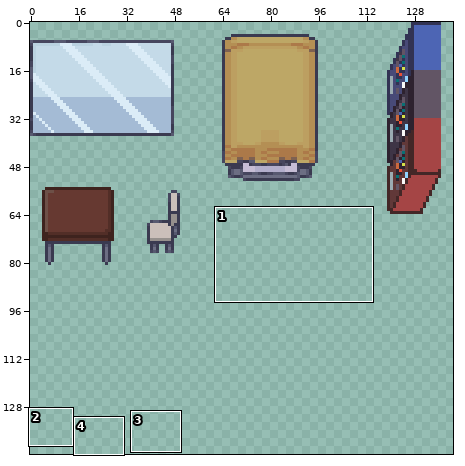
Two states of a sprite sheet, science_hell/assets/tiles/main_map_extras.png. The picture above shows the old version from afar; the outline marks the close-up.
Close-up. Old version:
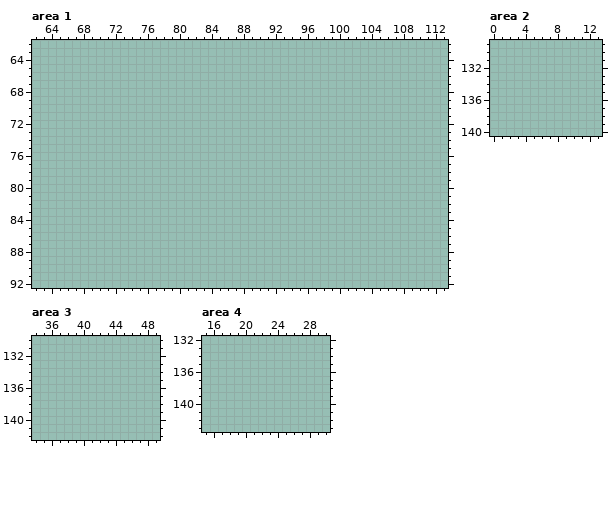
The file is 144x144 pixels. Colours within 5 levels of each other are drawn and written as one. Shown: area 1: x 62..113, y 62..92; area 2: x 0..13, y 129..140; area 3: x 34..49, y 130..142; area 4: x 15..30, y 132..143. The wide view leaves out empty margins. The commit also changed other parts of the picture, which this record leaves out.
After:
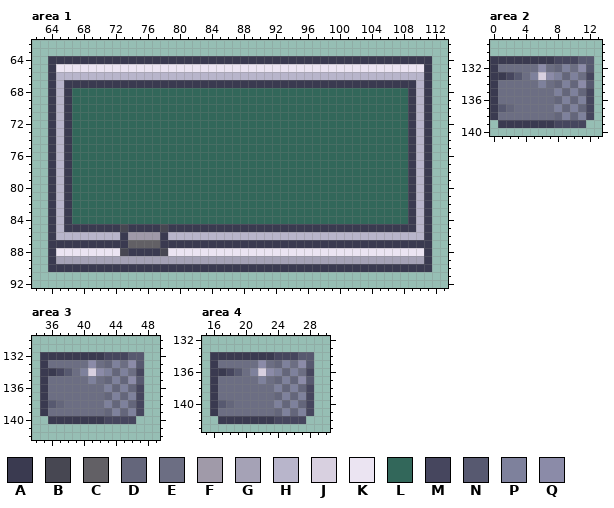
Palette (. is transparent): A #3a3a50  B #474752  C #626065  D #64667b  E #6c6e83  F #a09aa9  G #a5a2b6  H #b8b5cb  J #d8d0e0  K #ebe4f2  L #32675a  M #46465e  N #575970  P #7e819c  Q #8b8ba8
Difference:
--- area 1
@@ x 62..113 @@
 63 ....................................................
-64 ....................................................
-65 ....................................................
-66 ....................................................
-67 ....................................................
-68 ....................................................
-69 ....................................................
-70 ....................................................
-71 ....................................................
-72 ....................................................
-73 ....................................................
-74 ....................................................
-75 ....................................................
-76 ....................................................
-77 ....................................................
-78 ....................................................
-79 ....................................................
-80 ....................................................
-81 ....................................................
-82 ....................................................
-83 ....................................................
-84 ....................................................
-85 ....................................................
-86 ....................................................
-87 ....................................................
-88 ....................................................
-89 ....................................................
-90 ....................................................
+64 ..AAAAAAAAAAAAAAAAAAAAAAAAAAAAAAAAAAAAAAAAAAAAAAAA..
+65 ..AKKKKKKKKKKKKKKKKKKKKKKKKKKKKKKKKKKKKKKKKKKKKKKA..
+66 ..AHHHHHHHHHHHHHHHHHHHHHHHHHHHHHHHHHHHHHHHHHHHHHHA..
+67 ..AHAAAAAAAAAAAAAAAAAAAAAAAAAAAAAAAAAAAAAAAAAAAAHA..
+68 ..AHALLLLLLLLLLLLLLLLLLLLLLLLLLLLLLLLLLLLLLLLLLAHA..
+69 ..AHALLLLLLLLLLLLLLLLLLLLLLLLLLLLLLLLLLLLLLLLLLAHA..
+70 ..AHALLLLLLLLLLLLLLLLLLLLLLLLLLLLLLLLLLLLLLLLLLAHA..
+71 ..AHALLLLLLLLLLLLLLLLLLLLLLLLLLLLLLLLLLLLLLLLLLAHA..
+72 ..AHALLLLLLLLLLLLLLLLLLLLLLLLLLLLLLLLLLLLLLLLLLAHA..
+73 ..AHALLLLLLLLLLLLLLLLLLLLLLLLLLLLLLLLLLLLLLLLLLAHA..
+74 ..AHALLLLLLLLLLLLLLLLLLLLLLLLLLLLLLLLLLLLLLLLLLAHA..
+75 ..AHALLLLLLLLLLLLLLLLLLLLLLLLLLLLLLLLLLLLLLLLLLAHA..
+76 ..AHALLLLLLLLLLLLLLLLLLLLLLLLLLLLLLLLLLLLLLLLLLAHA..
+77 ..AHALLLLLLLLLLLLLLLLLLLLLLLLLLLLLLLLLLLLLLLLLLAHA..
+78 ..AHALLLLLLLLLLLLLLLLLLLLLLLLLLLLLLLLLLLLLLLLLLAHA..
+79 ..AHALLLLLLLLLLLLLLLLLLLLLLLLLLLLLLLLLLLLLLLLLLAHA..
+80 ..AHALLLLLLLLLLLLLLLLLLLLLLLLLLLLLLLLLLLLLLLLLLAHA..
+81 ..AHALLLLLLLLLLLLLLLLLLLLLLLLLLLLLLLLLLLLLLLLLLAHA..
+82 ..AHALLLLLLLLLLLLLLLLLLLLLLLLLLLLLLLLLLLLLLLLLLAHA..
+83 ..AHALLLLLLLLLLLLLLLLLLLLLLLLLLLLLLLLLLLLLLLLLLAHA..
+84 ..AHALLLLLLLLLLLLLLLLLLLLLLLLLLLLLLLLLLLLLLLLLLAHA..
+85 ..AHAAAAAAABAAAABAAAAAAAAAAAAAAAAAAAAAAAAAAAAAAAHA..
+86 ..AHHHHHHHHAFFFFAHHHHHHHHHHHHHHHHHHHHHHHHHHHHHHHHA..
+87 ..AAAAAAAAAACCCCAAAAAAAAAAAAAAAAAAAAAAAAAAAAAAAAAA..
+88 ..AKKKKKKKKBAAAABKKKKKKKKKKKKKKKKKKKKKKKKKKKKKKKKA..
+89 ..AGGGGGGGGGGGGGGGGGGGGGGGGGGGGGGGGGGGGGGGGGGGGGGA..
+90 ..AAAAAAAAAAAAAAAAAAAAAAAAAAAAAAAAAAAAAAAAAAAAAAAA..
 91 ....................................................
--- area 2
@@ x 0..13 @@
 130 ..............
-131 ..............
-132 ..............
-133 ..............
-134 ..............
-135 ..............
-136 ..............
-137 ..............
-138 ..............
-139 ..............
+131 AAAAAAAAMMMNN.
+132 AEEEEEQEDPEQN.
+133 AAMNEPJQPDPEM.
+134 AEEEEEPEDPDQN.
+135 AEEEEEEEPDPDM.
+136 AEEEEEEEDPDPM.
+137 ANDEEEEEPDPDM.
+138 AEEEEEEEDPDPM.
+139 .AAAAAAAMMMM..
 140 ..............
--- area 3
@@ x 34..49 @@
 131 ................
-132 ................
-133 ................
-134 ................
-135 ................
-136 ................
-137 ................
-138 ................
-139 ................
-140 ................
+132 .AAAAAAAAMMMNN..
+133 .AEEEEEQEDPEQN..
+134 .AAMNEPJQPDPEM..
+135 .AEEEEEPEDPDQN..
+136 .AEEEEEEEPDPDM..
+137 .AEEEEEEEDPDPM..
+138 .ANDEEEEEPDPDM..
+139 .AEEEEEEEDPDPM..
+140 ..AAAAAAAMMMM...
 141 ................
--- area 4
@@ x 15..30 @@
 133 ................
-134 ................
-135 ................
-136 ................
-137 ................
-138 ................
-139 ................
-140 ................
-141 ................
-142 ................
+134 .AAAAAAAAMMMNN..
+135 .AEEEEEQEDPEQN..
+136 .AAMNEPJQPDPEM..
+137 .AEEEEEPEDPDQN..
+138 .AEEEEEEEPDPDM..
+139 .AEEEEEEEDPDPM..
+140 .ANDEEEEEPDPDM..
+141 .AEEEEEEEDPDPM..
+142 ..AAAAAAAMMMM...
 143 ................
Where, in picture pixels (left, top, right, bottom), the same in both close-ups:
added: (48, 56, 432, 272)
added: (490, 56, 594, 128)
added: (40, 352, 144, 424)
added: (210, 352, 314, 424)
